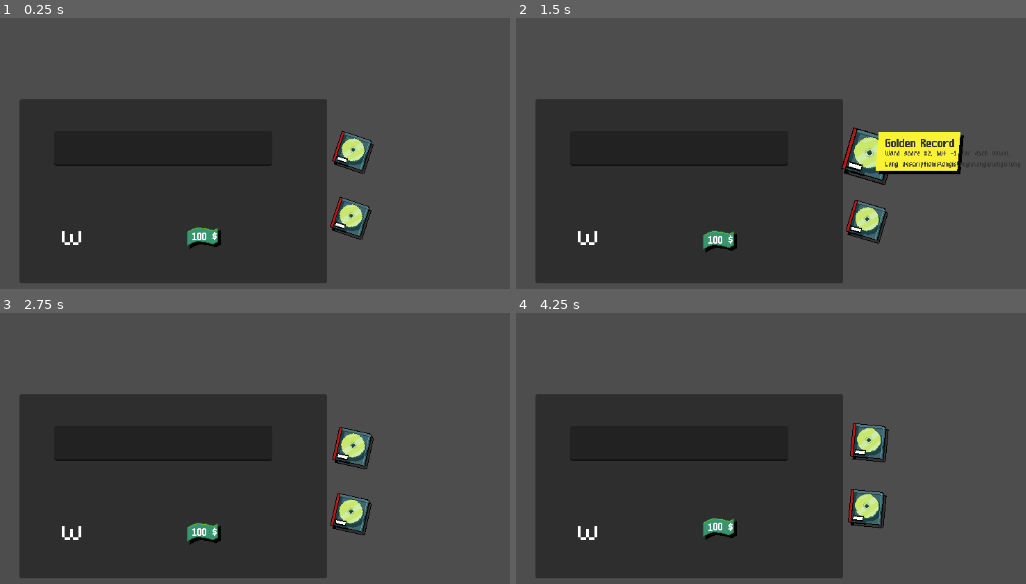
Above: before the commit, frames 1-4 (two rows, left to right).
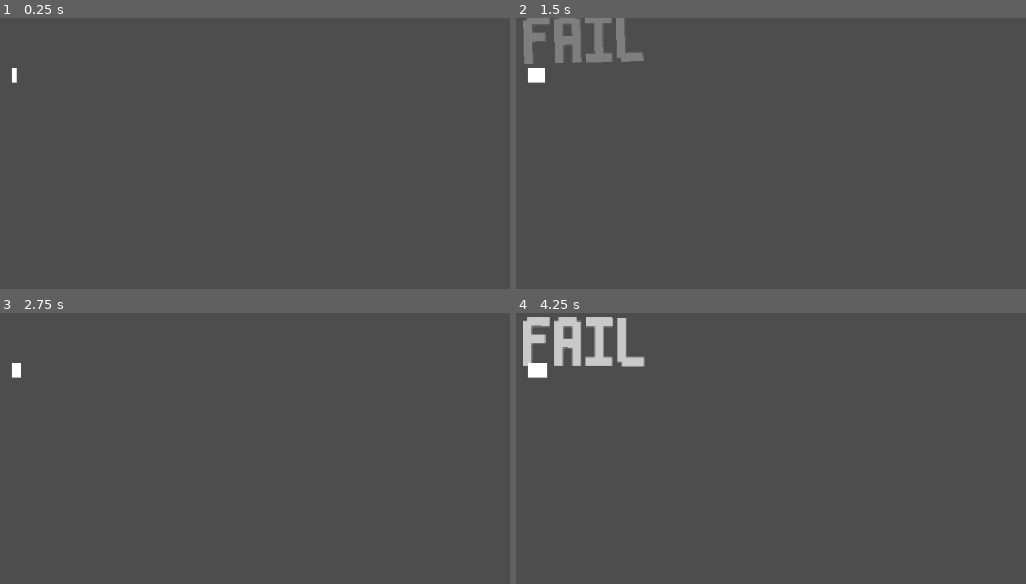
Above: after the commit, the same moments.

Repository: LiranDat/Spitandspell
Game: Godot game, scene res://scenes/main/main.tscn
Two runs of this game, one before a commit and one after it. Both use one fixed random seed, a clock stepped at 60 frames per second and the inputs below. Before the commit the project starts from res://WordTest.tscn.
Inputs (mouse positions are in pixels of both pictures, inside the frame that each line leads up to):
- Up to frame 1 (0.25 s): no input
- Up to frame 2 (1.5 s): move the mouse to (867, 215) at 0.52 s; click (867, 215) at 0.67 s; move the mouse to (867, 150) at 1.27 s; click (867, 150) at 1.42 s
- Up to frame 3 (2.75 s): move the mouse to (479, 437) at 2.02 s; click (479, 437) at 2.17 s
- Up to frame 4 (4.25 s): move the mouse to (outside the picture) at 2.77 s; click (outside the picture) at 2.92 s; move the mouse to (outside the picture) at 3.52 s; click (outside the picture) at 3.67 s

The runs differ from the first frame. In frame 1, 43% of the frame differs, in the area x 2-74%, y 18-98%; in frame 2, 47%, in the area x 1-88%, y 0-98%; in frame 3, 43%; in frame 4, 45%.
Error after the commit: Invalid access of index '0' on a base object of type: 'PackedStringArray'. (res://scenes/lyrics/lyrics.gd:20)

Commit message:
font size und anderes zeug

Diff:
--- a/project.godot
+++ b/project.godot
@@ -11,7 +11,7 @@
 [application]
 
 config/name="spitandspell"
-run/main_scene="uid://cmc88a1l4judd"
+run/main_scene="uid://gai0xjg0pvo8"
 config/features=PackedStringArray("4.4", "GL Compatibility")
 config/icon="res://icon.svg"
 
--- a/scenes/lyrics/lyrics.tscn
+++ b/scenes/lyrics/lyrics.tscn
@@ -10,6 +10,7 @@
 grow_horizontal = 2
 grow_vertical = 2
 theme_override_fonts/normal_font = ExtResource("1_s2xdx")
+theme_override_font_sizes/normal_font_size = 50
 scroll_active = false
 autowrap_mode = 0
 horizontal_alignment = 1
@@ -18,13 +19,17 @@
 
 [node name="timer_bar" type="ColorRect" parent="."]
 layout_mode = 0
-offset_left = 55.0
-offset_top = 6.0
-offset_right = 96.0
-offset_bottom = 9.0
+offset_left = 17.0
+offset_top = 72.0
+offset_right = 250.0
+offset_bottom = 93.0
 
 [node name="score_label" type="RichTextLabel" parent="."]
 layout_mode = 0
-offset_right = 40.0
-offset_bottom = 40.0
+offset_left = 15.0
+offset_top = 16.0
+offset_right = 255.0
+offset_bottom = 56.0
 theme_override_fonts/normal_font = ExtResource("1_s2xdx")
+theme_override_font_sizes/normal_font_size = 50
+scroll_active = false
--- a/scenes/new_score/new_score.tscn
+++ b/scenes/new_score/new_score.tscn
@@ -10,4 +10,5 @@
 grow_horizontal = 2
 grow_vertical = 2
 theme_override_fonts/normal_font = ExtResource("1_1rveo")
+theme_override_font_sizes/normal_font_size = 50
 script = ExtResource("1_13l2v")
--- a/scenes/past_word/past_word.tscn
+++ b/scenes/past_word/past_word.tscn
@@ -10,6 +10,7 @@
 grow_horizontal = 2
 grow_vertical = 2
 theme_override_fonts/normal_font = ExtResource("1_w0txt")
+theme_override_font_sizes/normal_font_size = 50
 autowrap_mode = 0
 horizontal_alignment = 1
 vertical_alignment = 1
